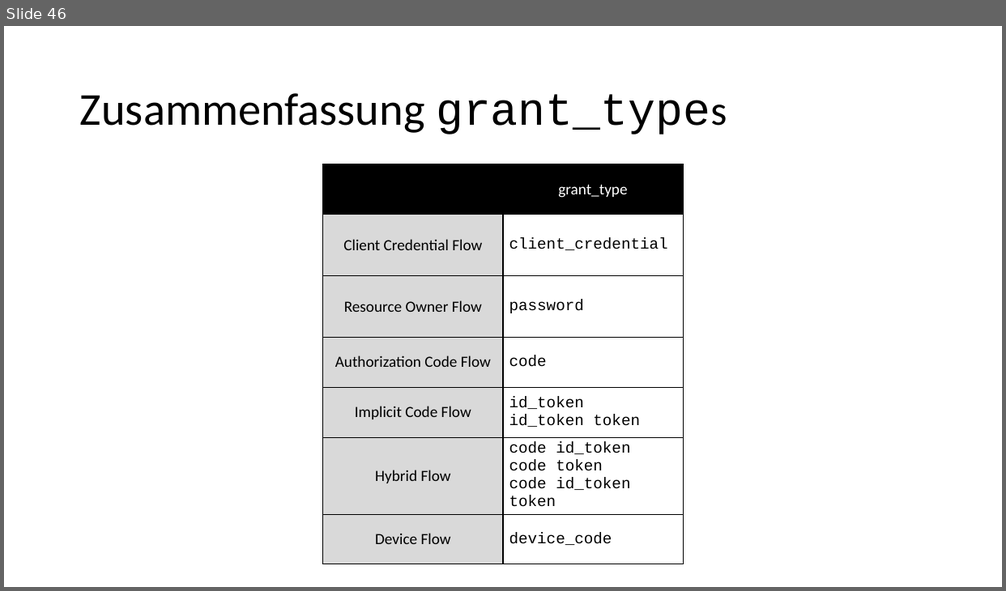
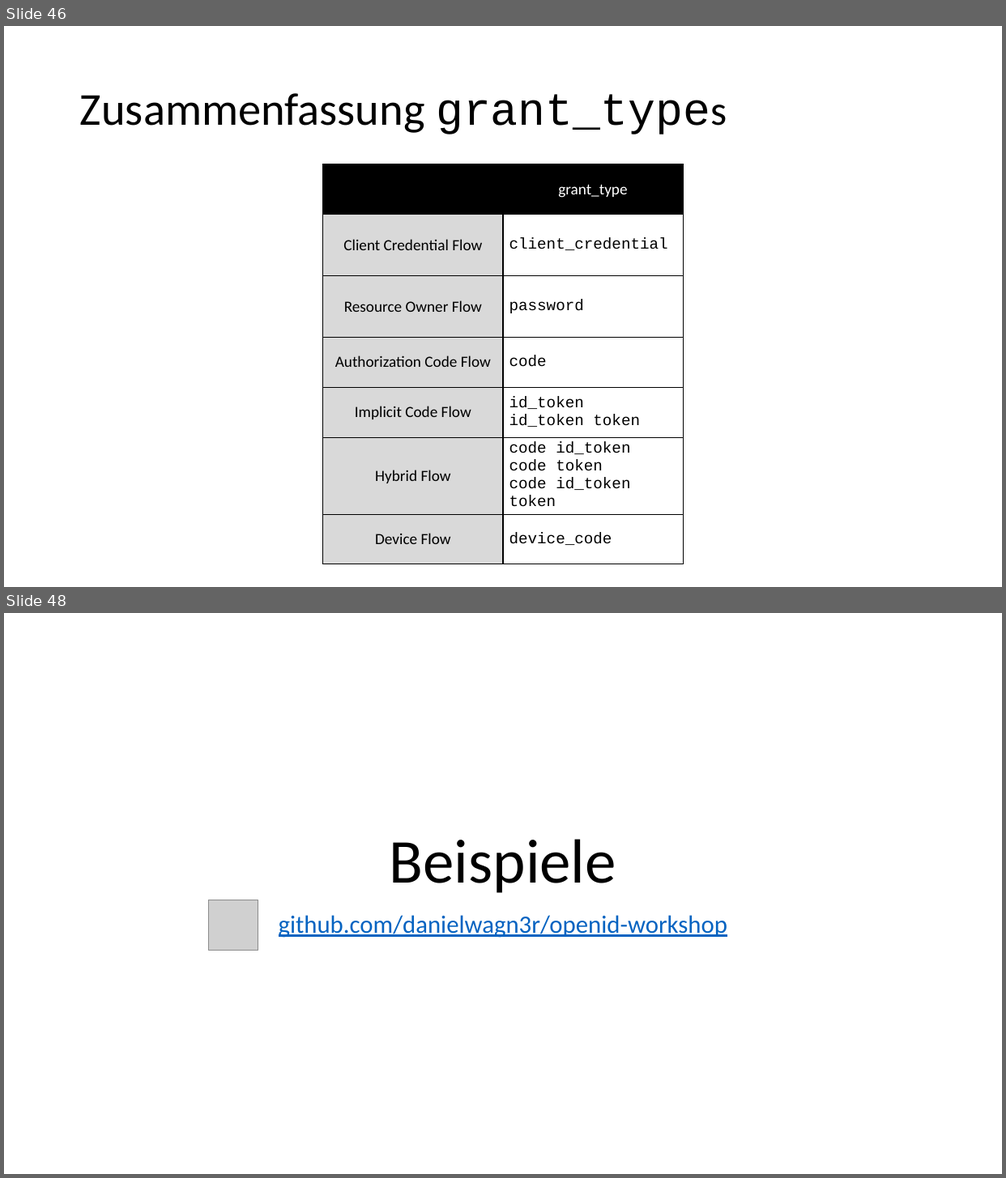
Before and after one commit to danielwagn3r/openid-workshop, a slide deck: OpenID Connect & OAuth.pptx. Shown one above the other, each under a label of ours: slide 46 before the commit, slides 46 and 48 after it; the slides between them are not shown. The pictures are 1006x591 and 1006x1178 pixels, drawn with LibreOffice and Linux fonts; fonts in the diff are those of the drawing; grey boxes stand for pictures. Boxes give left, top, right and bottom in pixels: in the first picture for what was removed or moved away, otherwise in the second. Text is boxed around its words. In the diff, an @@ line names an element or a change of style, - is before the commit and + after.

Commit message:
Finalize slide deck.

```diff
--- a/OpenID Connect & OAuth.pptx
+++ b/OpenID Connect & OAuth.pptx
@@ slide 48 added at [4, 613, 1002, 1174], background #FFFFFF @@
@@ title added at [390, 839, 616, 893], 60 pt, text #000000 @@
+Beispiele
@@ picture added at [208, 901, 258, 951] @@
@@ subtitle added at [279, 915, 727, 938], 24 pt, text #0563C1, underline @@
+github.com/danielwagn3r/openid-workshop
```
